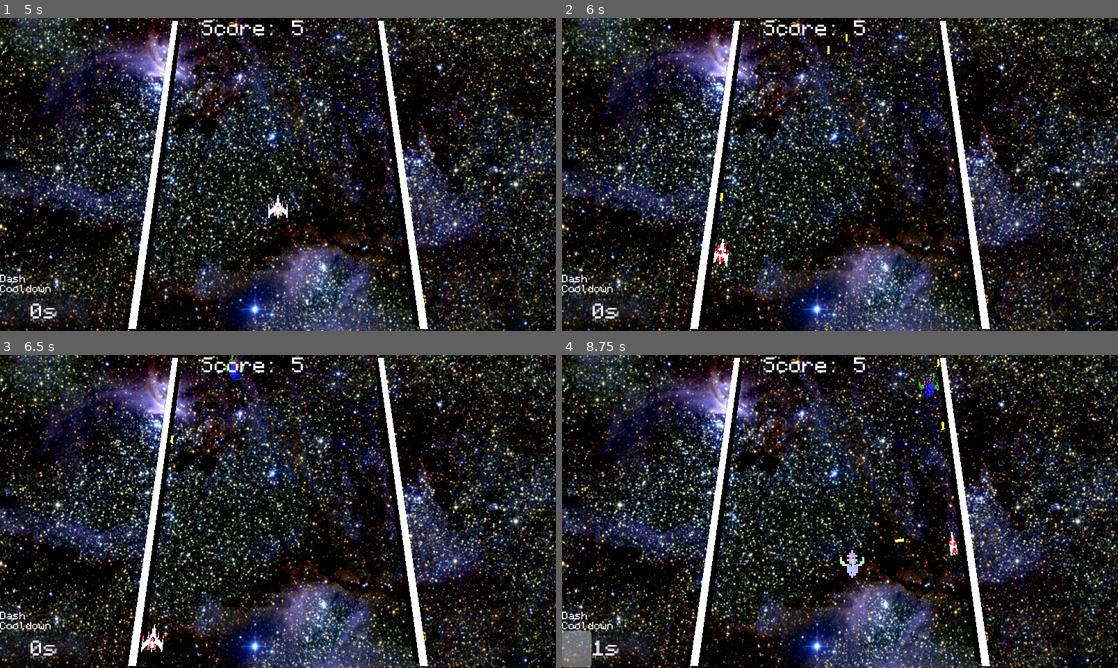
Above: before the commit, frames 1-4 (two rows, left to right).
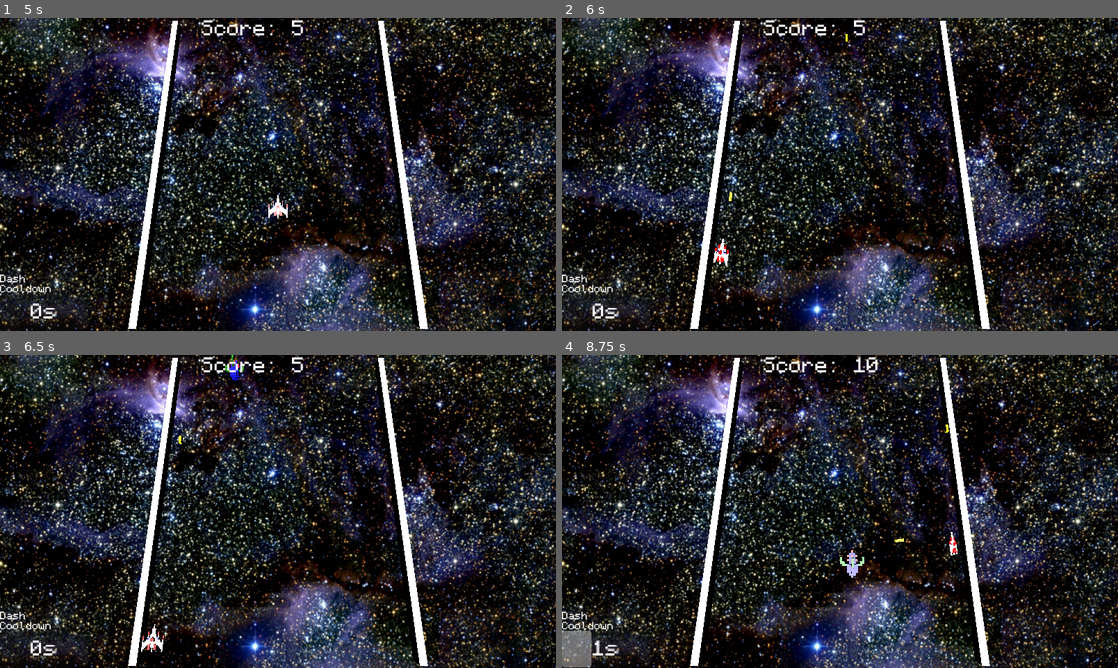
Above: after the commit, the same moments.

Repository: klayism/Galavious
Game: Godot game, scene res://Scenes/Main.tscn
The game is run twice, just before and just after one commit, with the same random seed, the same clock (stepped at 60 frames per second) and the same inputs.
Inputs:
- Up to frame 1 (5 s): tap Enter at 0.5 s; hold D (right) 0.53-1.28 s; tap Space (fire) at 0.6, 1.55, 2.1, 2.85, 3.8 s; hold S (down) 1.28-2.03 s; tap Shift (dash) at 1.35, 3.6 s; hold D (right) 2.03-2.78 s; hold W (up) 2.78-3.53 s; hold A (left) 3.53-4.25 s; click "START OVER" at 4.25 s
- Up to frame 2 (6 s): tap Space (fire) at 5, 5.1, 5.85 s; hold A (left) 5.03-5.78 s; hold S (down) from 5.78 s (still down)
- Up to frame 3 (6.5 s): keep holding S (down)
- Up to frame 4 (8.75 s): release S (down) at 6.53 s; hold D (right) 6.53-7.28 s; tap Shift (dash) at 6.6 s; tap Space (fire) at 6.8, 7.35, 8.1 s; hold W (up) 7.28-8.03 s; hold D (right) from 8.03 s (still down)

Frame 1 is identical in both runs. In frame 2, less than 0.1% of the frame differs, in the area x 28-49%, y 8-59%; in frame 3, less than 0.1%; in frame 4, 0.3%, in the area x 52-70%, y 0-25%.

Commit message:
Added shooting cooldown

Diff:
--- a/project/Code/Main.gd
+++ b/project/Code/Main.gd
@@ -8,7 +8,8 @@
 var enemy_instance5
 var enemy_instance6
 var enemycoolcount = 1
-@onready var Game_over_visibility = $Game_over_screen
+var canShoot = true
+@onready var Game_over_visibility = $UI/Game_over_screen
 
 
 
@@ -22,34 +23,37 @@
 	GlobalVars.PlayerPos = $Player.position
 
 	if Input.is_action_just_pressed("fire"):
-		var scene = preload("res://Scenes/Bullet.tscn")
-		var instance = scene.instantiate()
-		instance.add_to_group("ToReset")
-		add_child(instance)
-		if fireholecount == 1:
-			instance.position = $Player/FireHole1.global_position
-			fireholecount += 1
-		elif fireholecount == 2:
-			instance.position = $Player/FireHole2.global_position
-			fireholecount += 1
-		elif fireholecount == 3:
-			instance.position = $Player/FireHole3.global_position
-			fireholecount += 1
-		elif fireholecount == 4:
-			instance.position = $Player/FireHole4.global_position
-			fireholecount = 1
+		if canShoot:
+			$Player/ShootCooldown.start()
+			canShoot = false
+			var scene = preload("res://Scenes/Bullet.tscn")
+			var instance = scene.instantiate()
+			instance.add_to_group("ToReset")
+			add_child(instance)
+			if fireholecount == 1:
+				instance.position = $Player/FireHole1.global_position
+				fireholecount += 1
+			elif fireholecount == 2:
+				instance.position = $Player/FireHole2.global_position
+				fireholecount += 1
+			elif fireholecount == 3:
+				instance.position = $Player/FireHole3.global_position
+				fireholecount += 1
+			elif fireholecount == 4:
+				instance.position = $Player/FireHole4.global_position
+				fireholecount = 1
 
 	if Input.is_action_just_pressed("locate"):
 		print($Player/Locator.global_position)
 	$UI/ProgressBar.value = ($Player/DashCooldown.time_left /  3)*100
 	$UI/Percentage.text = "[center]" + str(roundf(($Player/DashCooldown.time_left /  3)*30)/10) + "s"
-	$ScoreBoard.text = "Score: " + str(GlobalVars.score)
+	$UI/ScoreBoard.text = "Score: " + str(GlobalVars.score)
 
 
 
 
 func _on_mob_spawn_timeout(): # there has got to be a better way to do this
-	if GlobalVars.enemyCount > 4:
+	if GlobalVars.enemyCount == 5:
 		pass
 	elif enemycoolcount == 1:
 		var random_number = randi() % 9
@@ -250,3 +254,8 @@
 	$Player.position = Vector3(0,0,0)
 	$MobSpawnTimer.stop()
 	$MobSpawnTimer.start()
+
+
+
+func _on_shoot_cooldown_timeout():
+	canShoot = true
--- a/project/Scenes/Main.tscn
+++ b/project/Scenes/Main.tscn
@@ -17,6 +17,9 @@
 
 [node name="Player" parent="." groups=["Player"] instance=ExtResource("2_6rdrn")]
 transform = Transform3D(0.8, -4.76837e-08, -9.53672e-08, 4.76837e-08, 0.8, 1.1921e-08, 9.53672e-08, -1.1921e-08, 0.8, 0, 0, 0)
+
+[node name="ShootCooldown" type="Timer" parent="Player"]
+wait_time = 0.25
 
 [node name="Camera3D" type="Camera3D" parent="."]
 transform = Transform3D(-4.37114e-08, -0.984808, 0.173648, 0, 0.173648, 0.984808, -1, 4.30473e-08, -7.5904e-09, 5.9206, 22.855, -6.32799e-07)
@@ -105,7 +108,23 @@
 wait_time = 2.0
 autostart = true
 
-[node name="ScoreBoard" type="RichTextLabel" parent="."]
+[node name="UI" parent="." instance=ExtResource("3_sgxjt")]
+
+[node name="Game_over_screen" parent="UI" instance=ExtResource("4_nmw66")]
+layout_mode = 1
+
+[node name="Restart" type="Button" parent="UI/Game_over_screen"]
+layout_mode = 0
+offset_left = 424.0
+offset_top = 297.0
+offset_right = 640.0
+offset_bottom = 381.0
+theme_override_fonts/font = ExtResource("5_b1j8f")
+theme_override_font_sizes/font_size = 30
+text = "START OVER"
+
+[node name="ScoreBoard" type="RichTextLabel" parent="UI"]
+layout_mode = 1
 anchors_preset = -1
 anchor_left = 0.288
 anchor_right = 0.676
@@ -120,23 +139,10 @@
 scroll_active = false
 shortcut_keys_enabled = false
 
-[node name="UI" parent="." instance=ExtResource("3_sgxjt")]
-
-[node name="Game_over_screen" parent="." instance=ExtResource("4_nmw66")]
-
-[node name="Restart" type="Button" parent="Game_over_screen"]
-layout_mode = 0
-offset_left = 424.0
-offset_top = 297.0
-offset_right = 640.0
-offset_bottom = 381.0
-theme_override_fonts/font = ExtResource("5_b1j8f")
-theme_override_font_sizes/font_size = 30
-text = "START OVER"
-
 [node name="Sprite3D" type="Sprite3D" parent="."]
 transform = Transform3D(-4.15788e-07, -9.36758, -1.65176, 0, 1.65176, -9.36758, 9.51213, -4.0947e-07, -7.22006e-08, 0, -33, 0)
 texture = ExtResource("6_n0l04")
 
+[connection signal="timeout" from="Player/ShootCooldown" to="." method="_on_shoot_cooldown_timeout"]
 [connection signal="timeout" from="MobSpawnTimer" to="." method="_on_mob_spawn_timeout"]
-[connection signal="button_down" from="Game_over_screen/Restart" to="." method="_on_restart"]
+[connection signal="button_down" from="UI/Game_over_screen/Restart" to="." method="_on_restart"]
